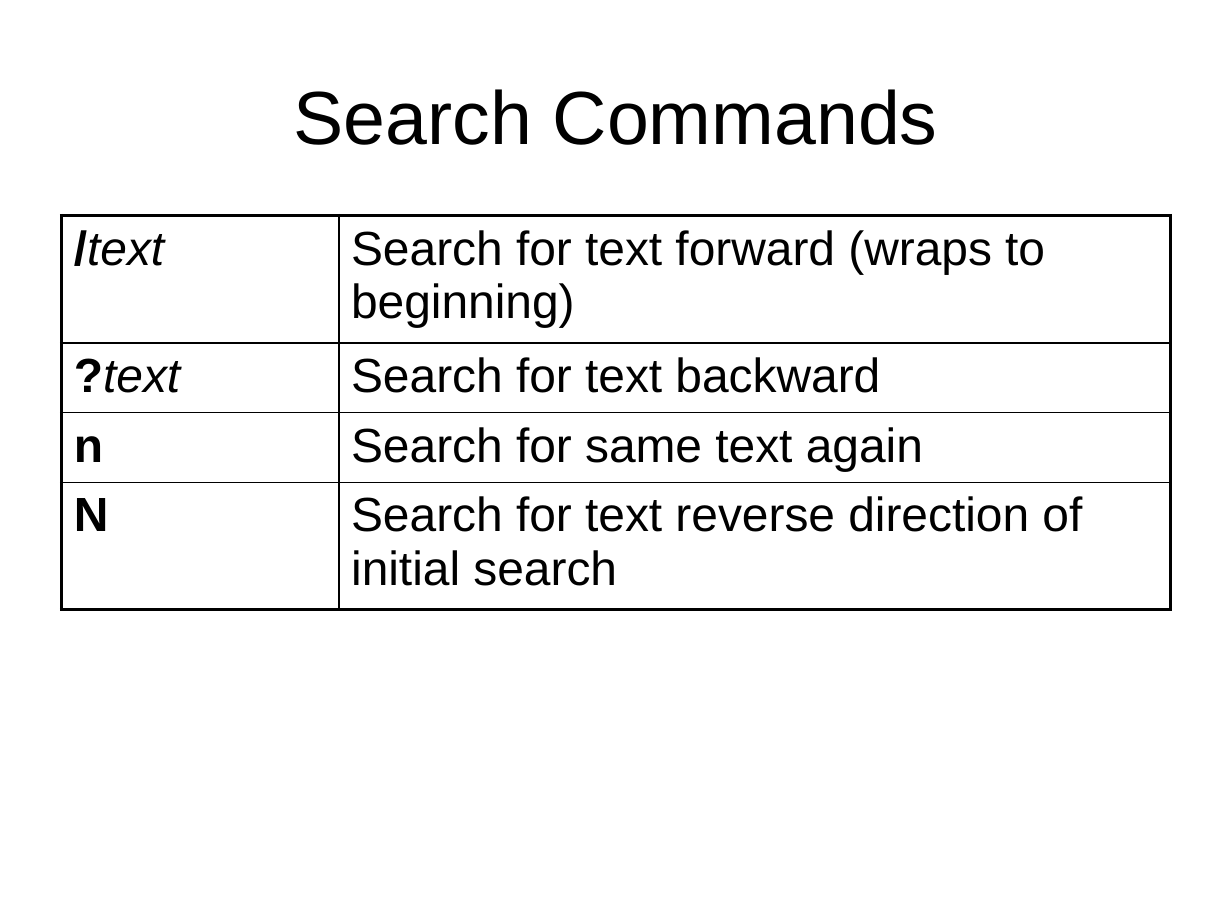
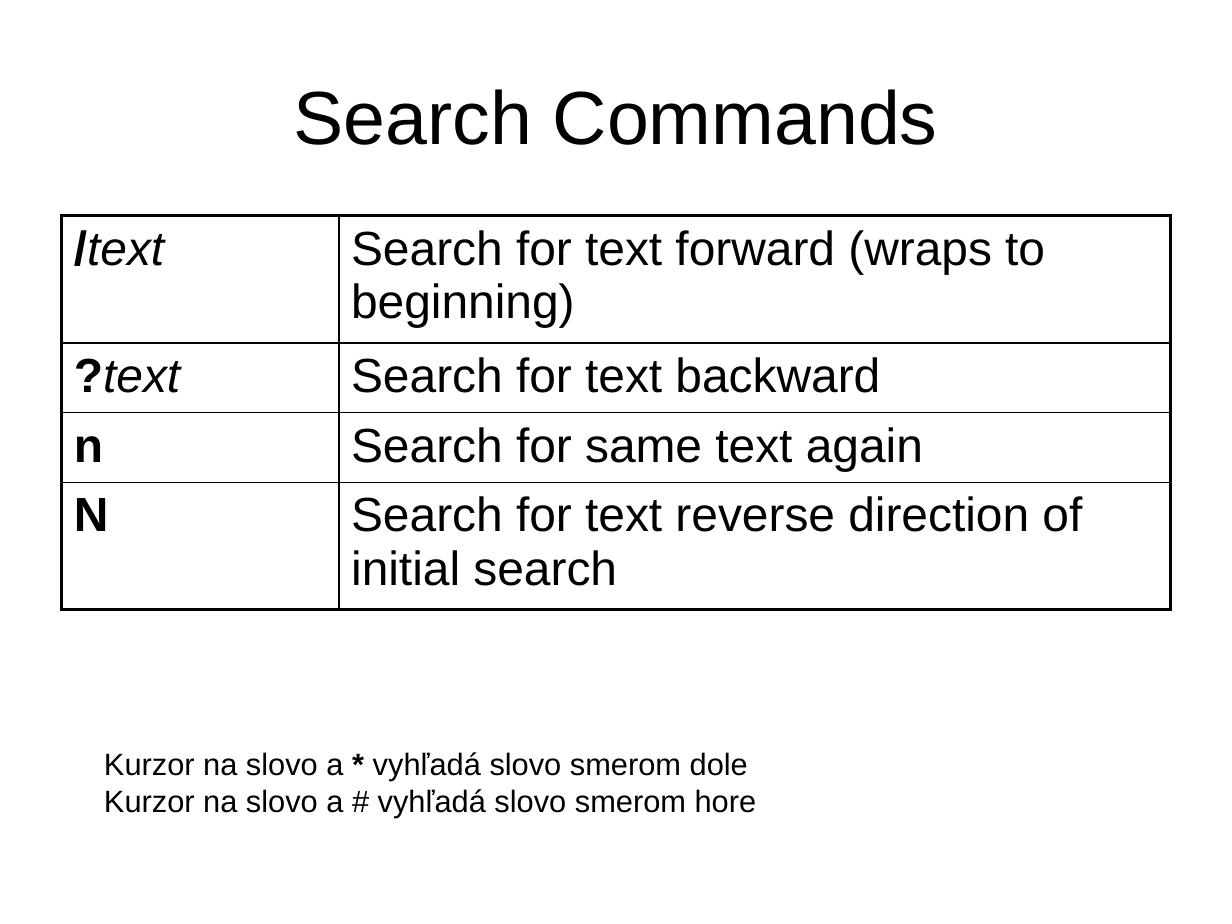
Before and after one commit to jb23lm87/OS-prednasky, a slide deck: slide 20 of LC UNIX/vi editor 1.pptx (slide 21 before the commit). Drawn at 1232x924 pixels with LibreOffice and Linux fonts; fonts in the diff are those of the drawing. Boxes give left, top, right and bottom in pixels: in the first picture for what was removed or moved away, otherwise in the second. Text is boxed around its words. In the diff, an @@ line names an element or a change of style, - is before the commit and + after.

```diff
--- a/LC UNIX/vi editor 1.pptx
+++ b/LC UNIX/vi editor 1.pptx
@@ text added at [104, 752, 757, 817], 18 pt, text #000000 @@
+Kurzor na slovo a * vyhľadá slovo smerom dole
+Kurzor na slovo a # vyhľadá slovo smerom hore
```
Also in this commit, not shown: 13 other slides changed, 1 slide added, 1 slide removed.
